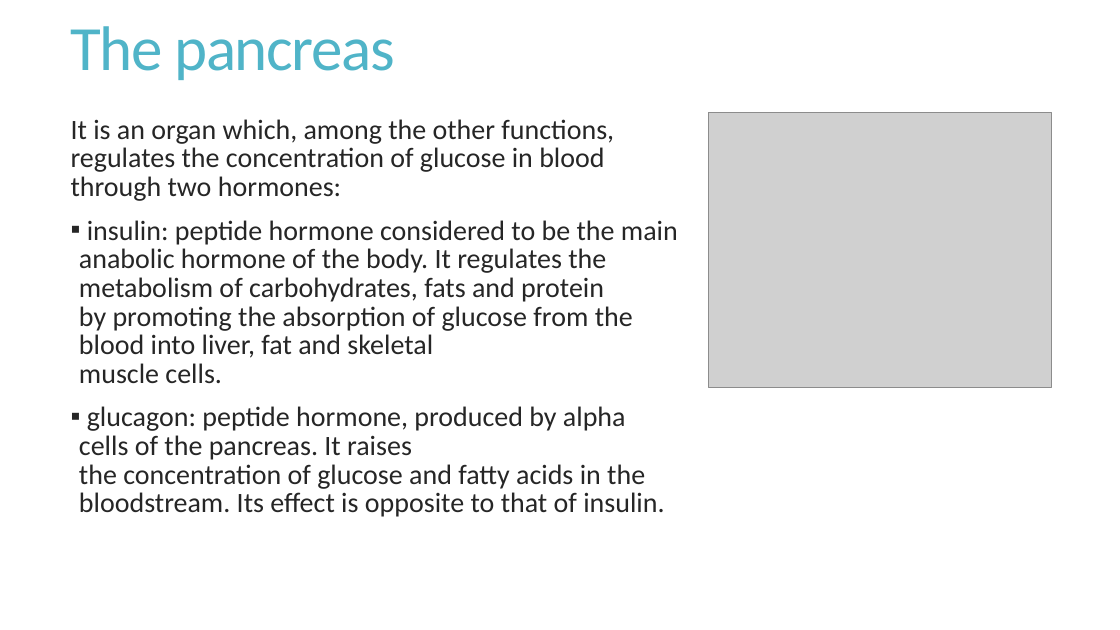
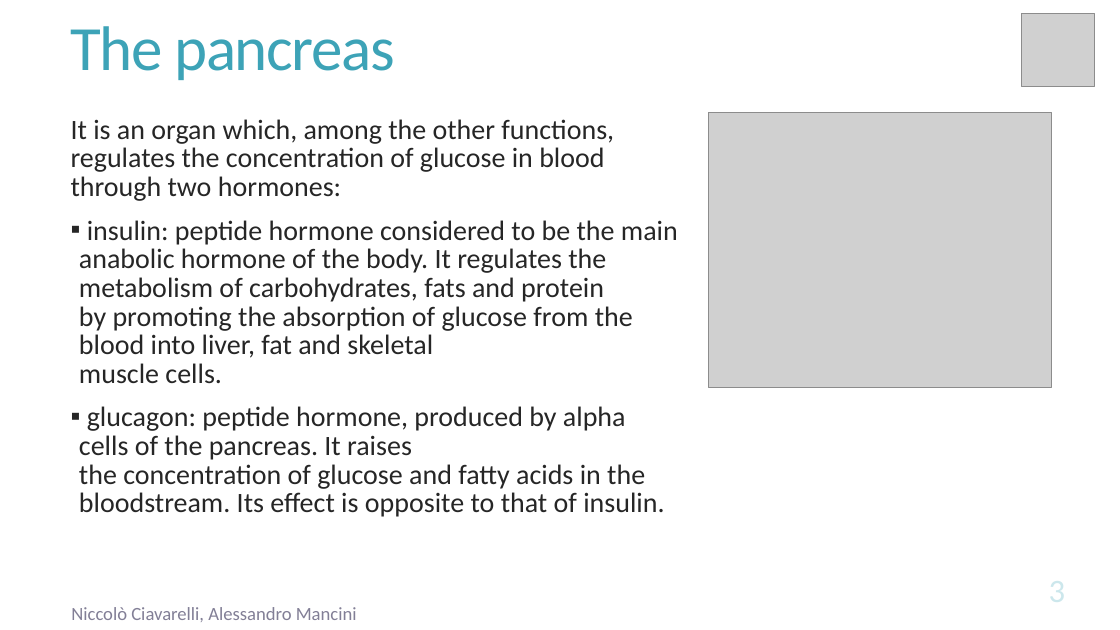
Before and after one commit to ciavanick/ArtificialPancreas, a slide deck: slide 3 of Presentation.pptx. Drawn at 1120x630 pixels with LibreOffice and Linux fonts; fonts in the diff are those of the drawing; grey boxes stand for pictures. Boxes give left, top, right and bottom in pixels: in the first picture for what was removed or moved away, otherwise in the second. Text is boxed around its words. In the diff, an @@ line names an element or a change of style, - is before the commit and + after.

```diff
--- a/Presentation.pptx
+++ b/Presentation.pptx
@@ title "The pancreas" at (71,26,395,80): text colour #50B4C8 to #3DA3B7 @@
@@ picture added at (1022,13,1095,87) @@
@@ text added at (71,607,357,622), 16 pt, text #635F7C at 80% opacity @@
+Niccolò Ciavarelli, Alessandro Mancini
```
Also in this commit, not shown: 10 other slides changed, 5 slides added, 2 other files.
